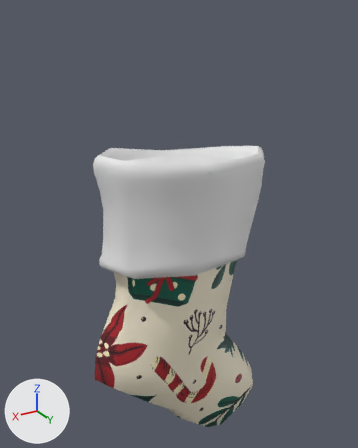
A saved change to the OBJ model ProyectoFinal/ProyectoFinal/Models/LegoStarWarsTCSModels/Decoration/botaNavidena/bota10.obj.
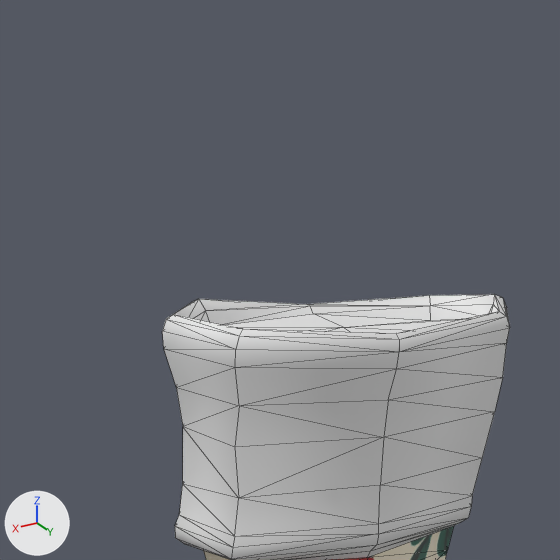
Each version appears first whole from a 50 mm camera at (0.142, 0.232, 0.156) aimed at (-0.002, -0.009, 0.036), and next in a close-up on the part from 4% to 81% of the width and 0% to 62% of the height. Every picture has the same lights, and +X, +Y and +Z are marked at lower left. The close-ups show mesh edges as thin lines. Where no turn or scale is listed for an object, it has been applied to the vertices. Vertices at the same position are counted once.

In view in the first close-up: 'peluche_Noel_Sock_2020.001_peluche_Noel_Sock_2020.004'.
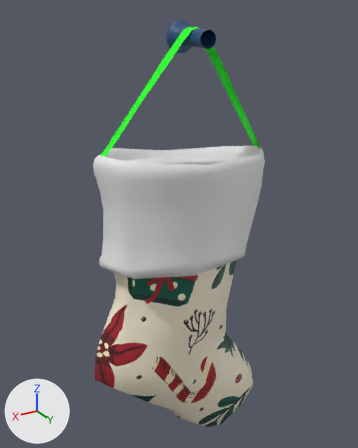
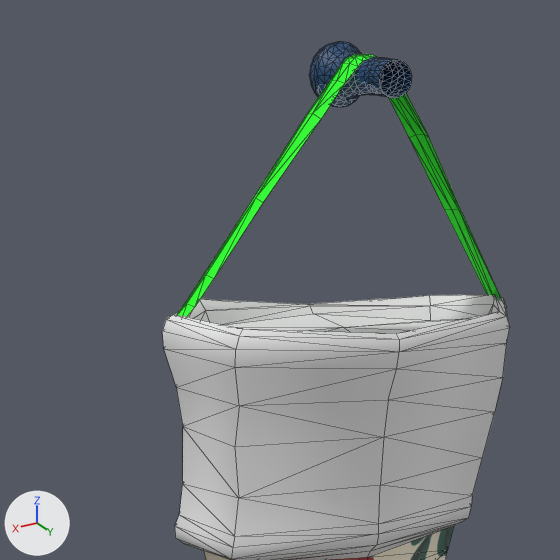
Diff of the bpy script that builds the scene:
```diff
--- a/ProyectoFinal/ProyectoFinal/Models/LegoStarWarsTCSModels/Decoration/botaNavidena/bota10.obj.py
+++ b/ProyectoFinal/ProyectoFinal/Models/LegoStarWarsTCSModels/Decoration/botaNavidena/bota10.obj.py
@@ img_clavo_png @@
+img_clavo_png = load_image('Clavo.png', 'Clavo.png', 256, 256, 'sRGB')
@@ img_cinta_png @@
+img_cinta_png = load_image('Cinta.png', 'Cinta.png', 256, 256, 'sRGB')
@@ mat_clavo_006 @@
+mat_clavo_006 = principled_material('Clavo.006')
+mat_clavo_006.texture = img_clavo_png
+mat_clavo_006.roughness = 0.526
@@ mat_cinta_006 @@
+mat_cinta_006 = principled_material('Cinta.006')
+mat_cinta_006.texture = img_cinta_png
+mat_cinta_006.roughness = 0.526
@@ me_peluche_noel_sock_2020_001_peluche_noel_sock_2020_004 @@
 # used by ob_peluche_noel_sock_2020_001_peluche_noel_sock_2020_004; location = (0.0, 0.0, 0.0)
-me_peluche_noel_sock_2020_001_peluche_noel_sock_2020_004.from_pydata(...)  # 194 vertices, 384 faces; spans x -0.061..0.062, y -0.025..0.026, z -0.127..0.089
+me_peluche_noel_sock_2020_001_peluche_noel_sock_2020_004.from_pydata(...)  # 539 vertices, 1014 faces; spans x -0.061..0.062, y -0.025..0.026, z -0.127..0.152
+# me_peluche_noel_sock_2020_001_peluche_noel_sock_2020_004 part 1: a new loose piece of 281 vertices spanning x -0.01..0.006, y -0.011..0.019, z 0.136..0.152, in mat_clavo_006 (picture img_clavo_png)
+# me_peluche_noel_sock_2020_001_peluche_noel_sock_2020_004 part 2: a new loose piece of 64 vertices spanning x -0.056..0.051, y -0.005..0.008, z 0.077..0.149, in mat_cinta_006 (picture img_cinta_png)
 me_peluche_noel_sock_2020_001_peluche_noel_sock_2020_004.materials.append(mat_peluche_017)
 me_peluche_noel_sock_2020_001_peluche_noel_sock_2020_004.materials.append(mat_principal_016)
+me_peluche_noel_sock_2020_001_peluche_noel_sock_2020_004.materials.append(mat_cinta_006)  # picture img_cinta_png
+me_peluche_noel_sock_2020_001_peluche_noel_sock_2020_004.materials.append(mat_clavo_006)  # picture img_clavo_png
```

Where the change shows, as pixel boxes [x1, y1, x2, y2] in the close-ups (560 x 560 px):
'peluche_Noel_Sock_2020.001_peluche_Noel_Sock_2020.004', reshaped: before [162, 294, 510, 560]; after [162, 41, 510, 560]
part 1 of me_peluche_noel_sock_2020_001_peluche_noel_sock_2020_004, added (blue): after [310, 41, 412, 107]
part 2 of me_peluche_noel_sock_2020_001_peluche_noel_sock_2020_004, added (green): after [177, 54, 502, 317]
